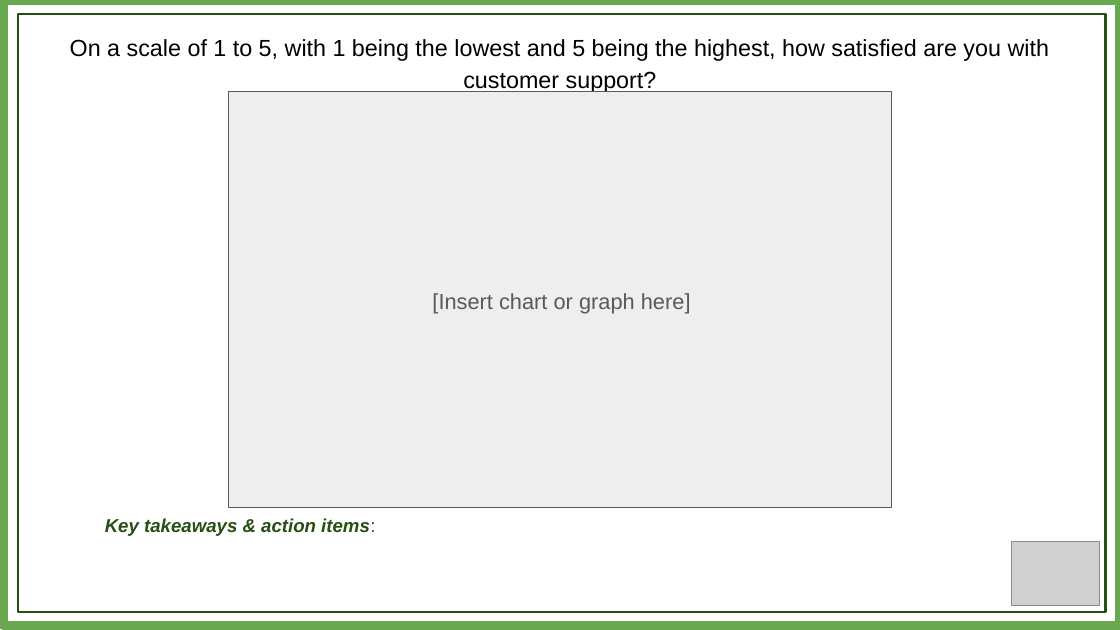
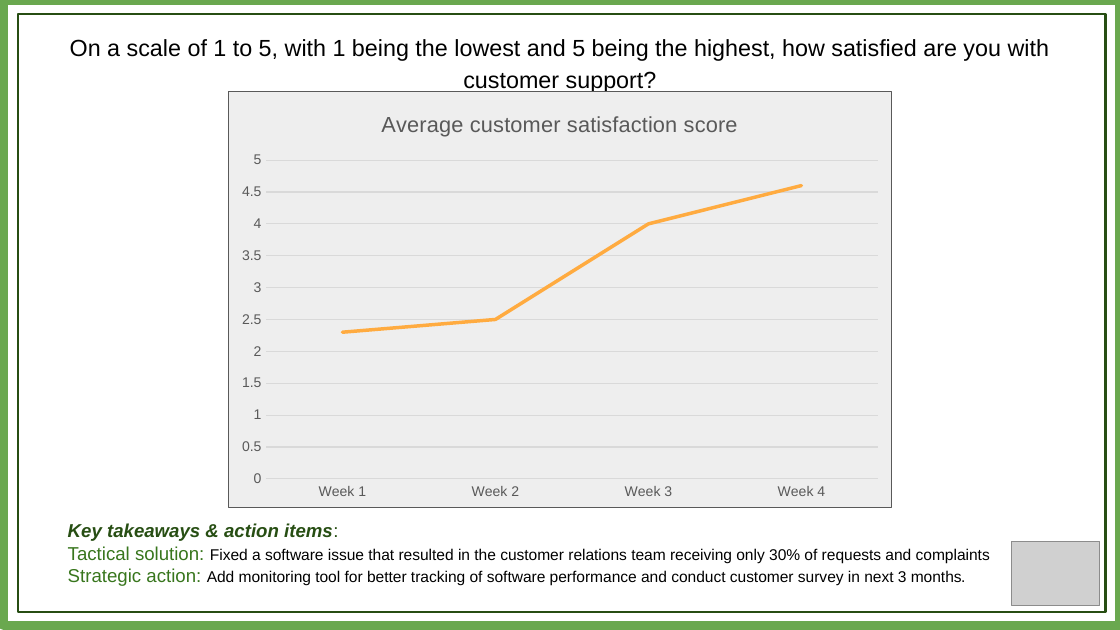
Before and after one commit to bhaumikananda/BinMon_GoogleProjectManagement, a slide deck: slide 4 of Activity-Template_-Presentation.pptx. Drawn at 1120x630 pixels with LibreOffice and Linux fonts; fonts in the diff are those of the drawing; grey boxes stand for pictures; background and template pictures are left out. Boxes give left, top, right and bottom in pixels: in the first picture for what was removed or moved away, otherwise in the second. Text is boxed around its words. In the diff, an @@ line names an element or a change of style, - is before the commit and + after.

Commit message:
Week 4 assignment
Added a sample template to be used further
Added the excel which was used for the deck

```diff
--- a/Activity-Template_-Presentation.pptx
+++ b/Activity-Template_-Presentation.pptx
@@ line chart added at (228,92,890,508) @@
+title "Average customer satisfaction score"
+categories: Week 1, Week 2, Week 3, Week 4
+Average customer satisfaction score: 2.3, 2.5, 4, 4.6
@@ text removed at (432,293,691,314) @@
-[Insert chart or graph here]
@@ text added at (68,523,990,586), 10 pt, text #000000 @@
+Key takeaways & action items:
+Tactical solution: Fixed a software issue that resulted in the customer relations team receiving only 30% of requests and complaints
+Strategic action: Add monitoring tool for better tracking of software performance and conduct customer survey in next 3 months.
@@ text removed at (105,518,375,536) @@
-Key takeaways & action items:
```
Also in this commit, not shown: 4 other slides changed, 1 slide added, 1 slide removed, 1 other file.
